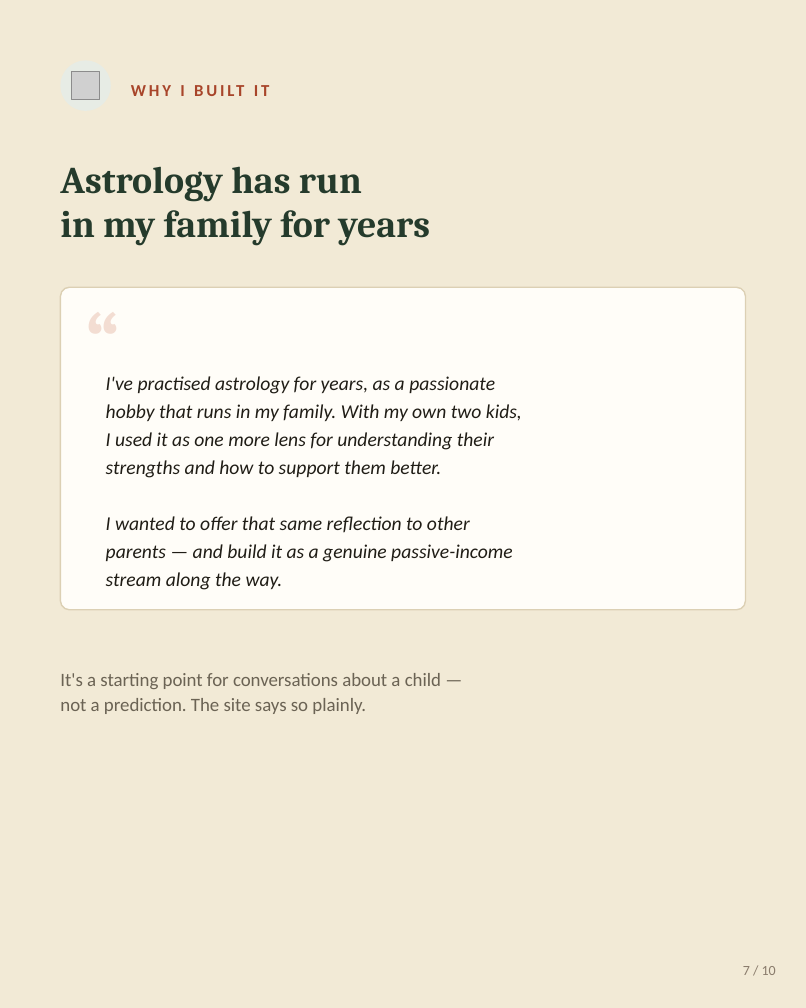
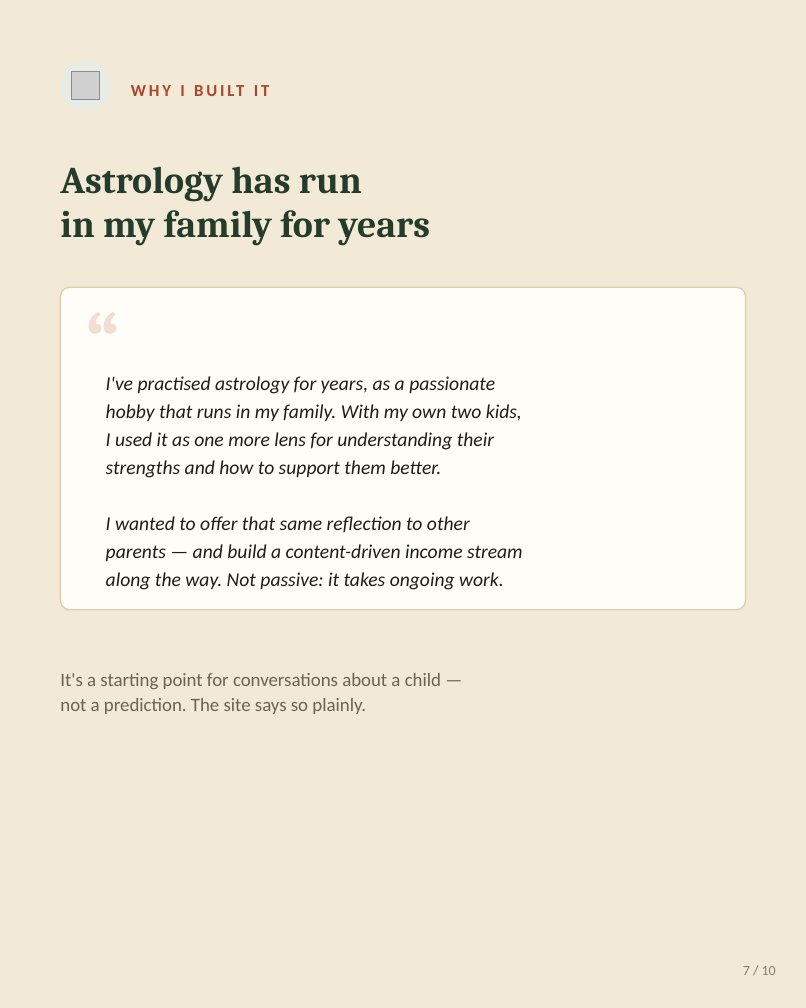
Before and after one commit to vedicastro-alt/AstroEducation, a slide deck: slide 7 of linkedin-carousel.pptx. Drawn at 806x1008 pixels with LibreOffice and Linux fonts; fonts in the diff are those of the drawing; grey boxes stand for pictures. Boxes give left, top, right and bottom in pixels: in the first picture for what was removed or moved away, otherwise in the second. Text is boxed around its words. In the diff, an @@ line names an element or a change of style, - is before the commit and + after.

```diff
--- a/linkedin-carousel.pptx
+++ b/linkedin-carousel.pptx
@@ text at bbox=[106, 544, 523, 590]: text changed @@
-parents — and build it as a genuine passive-income
-stream along the way.
+parents — and build a content-driven income stream
+along the way. Not passive: it takes ongoing work.
```
Also in this commit, not shown: 2 other slides changed, 1 slide added, 1 slide removed, 1 other file.
